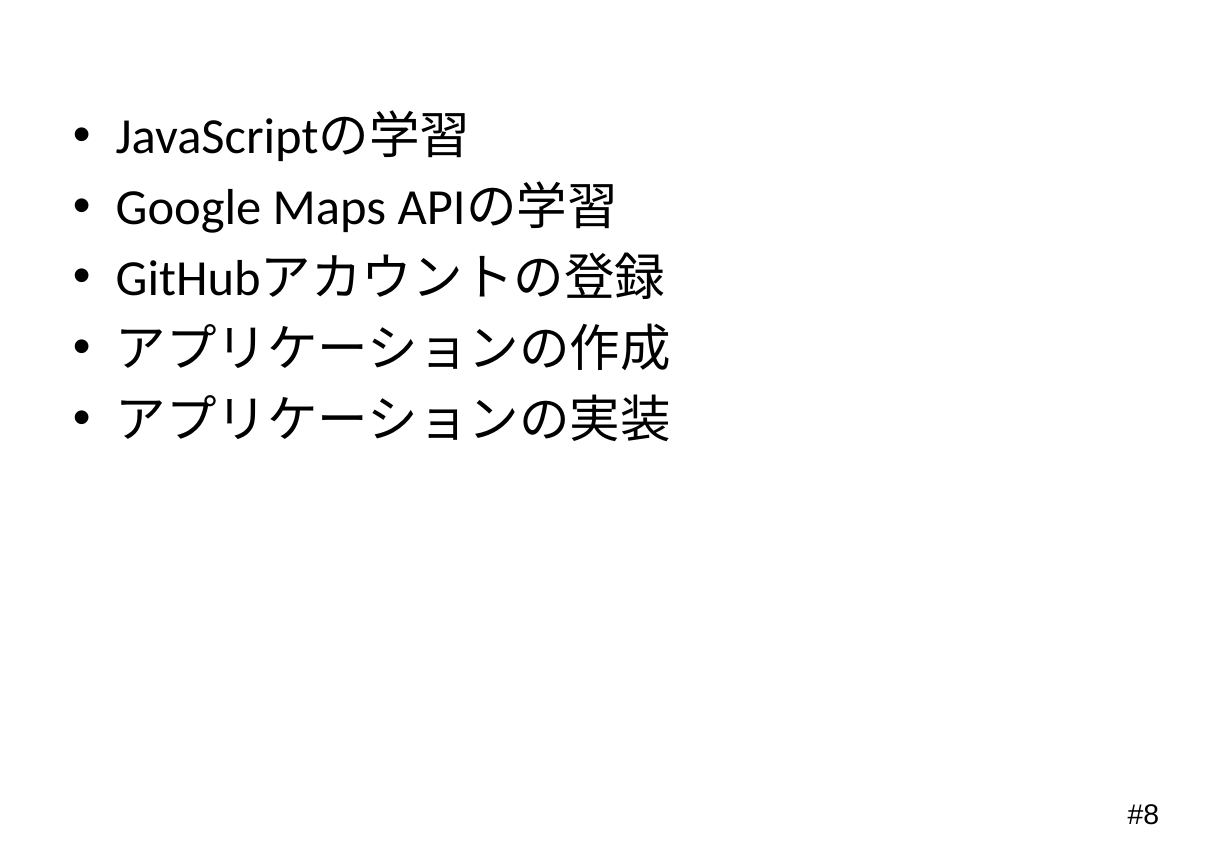
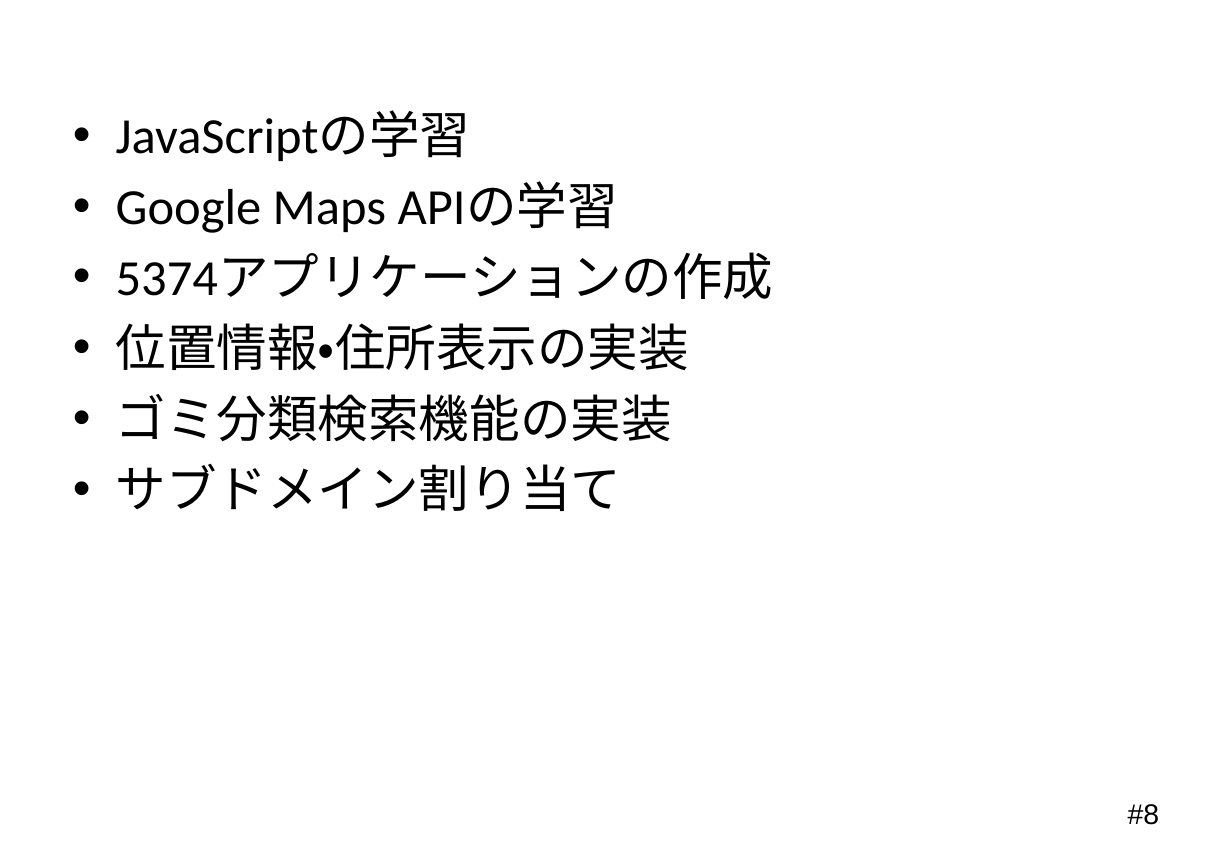
Before and after one commit to Mocchy2/graduation-thesis, a slide deck: slide 8 of 卒業論文 発表用スライド.pptx. Drawn at 1232x853 pixels with LibreOffice and Linux fonts; fonts in the diff are those of the drawing; background and template pictures are left out. Boxes give left, top, right and bottom in pixels: in the first picture for what was removed or moved away, otherwise in the second. Text is boxed around its words. In the diff, an @@ line names an element or a change of style, - is before the commit and + after.

Commit message:
スライドの修正3

```diff
--- a/卒業論文 発表用スライド.pptx
+++ b/卒業論文 発表用スライド.pptx
@@ text at bbox=[116, 253, 774, 511]: text changed @@
-• GitHubアカウントの登録
-• アプリケーションの作成
-• アプリケーションの実装
+• 5374アプリケーションの作成
+• 位置情報・住所表示の実装
+• ゴミ分類検索機能の実装
+• サブドメイン割り当て
```
